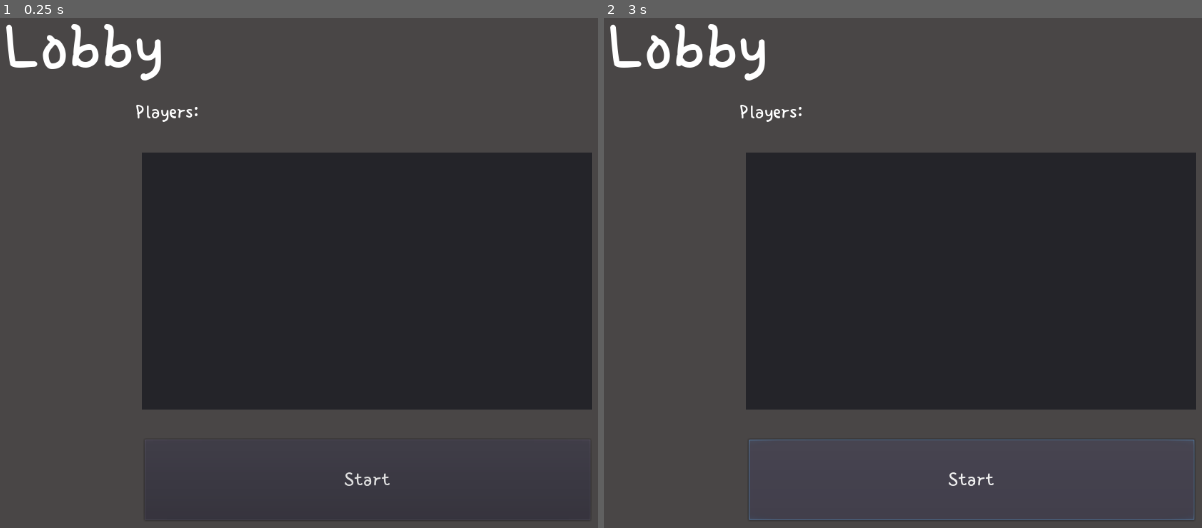
Above: before the commit, frames 1-2 (left to right).
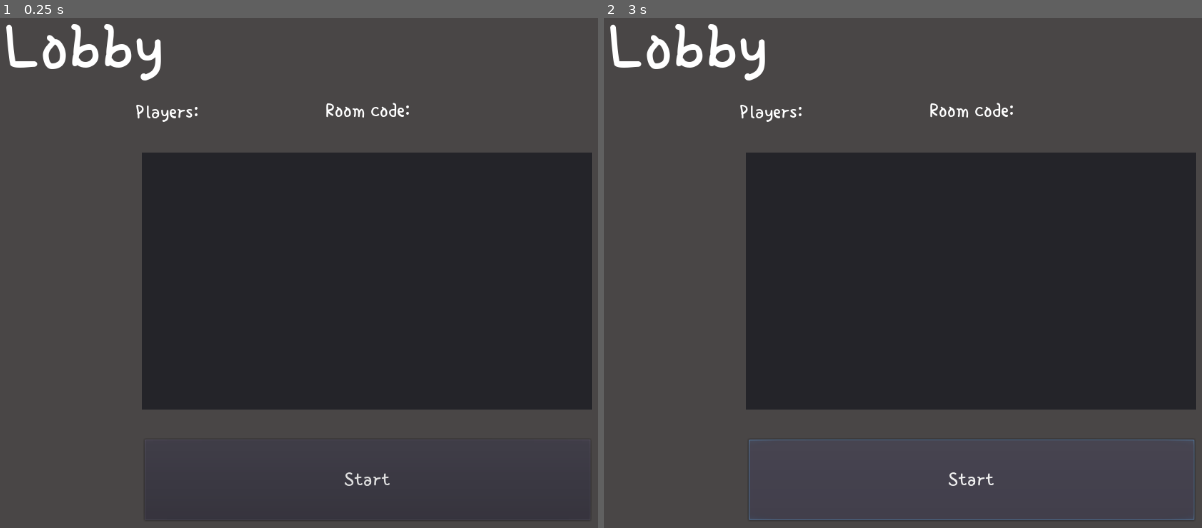
Above: after the commit, the same moments.

Repository: askoki160/angels-of-delta
Game: Godot game, scene res://Scenes/LobbyScene.tscn
The game is run twice, just before and just after one commit, with the same random seed, the same clock (stepped at 60 frames per second) and the same inputs. This scene is started directly instead of the project's main scene.
Inputs (mouse positions are in pixels of both pictures, inside the frame that each line leads up to):
- Up to frame 1 (0.25 s): no input
- Up to frame 2 (3 s): click (1088, 227) at 0.52 s; type "Alex" at 0.6 s; click (1034, 298) at 0.75 s; type "12" at 0.83 s; click "Join" at 1.25 s; click "Create" at 2 s; click "Start" at 2.75 s

The runs differ from the first frame. In frame 1, 0.2% of the frame differs, in the area x 54-69%, y 16-20%; in frame 2, 0.2%.

Commit message:
Add join and create lobby functionality

Diff:
--- a/Global.gd
+++ b/Global.gd
@@ -2,7 +2,8 @@
 
 # multiplayer
 # The URL we will connect to
-export var websocket_url = "ws://localhost:8000/ws/chat/room_name/"
+export var websocket_url = "ws://localhost:8000/ws/game/"
+export var room_key = ""
 
 # Our WebSocketClient instance
 var _client = WebSocketClient.new()
--- a/Scenes/LobbyScene.tscn
+++ b/Scenes/LobbyScene.tscn
@@ -49,12 +49,26 @@
 "_edit_use_anchors_": false
 }
 
-[node name="AllPlayers" type="Label" parent="."]
-margin_left = 896.532
-margin_top = 46.317
-margin_right = 1047.53
-margin_bottom = 207.317
+[node name="CodeLabel" type="Label" parent="."]
+margin_left = 470.856
+margin_top = 136.791
+margin_right = 658.856
+margin_bottom = 177.791
+custom_fonts/font = ExtResource( 1 )
+text = "Room code:"
+__meta__ = {
+"_edit_use_anchors_": false
+}
+
+[node name="Code" type="Label" parent="."]
+margin_left = 603.0
+margin_top = 90.0
+margin_right = 871.0
+margin_bottom = 191.0
+custom_fonts/font = ExtResource( 3 )
 custom_colors/font_color = Color( 1, 1, 1, 1 )
+align = 1
+valign = 1
 __meta__ = {
 "_edit_use_anchors_": false
 }
--- a/Scenes/StartScene.tscn
+++ b/Scenes/StartScene.tscn
@@ -114,6 +114,8 @@
 __meta__ = {
 "_edit_use_anchors_": false
 }
+
+[node name="HTTPRequest" type="HTTPRequest" parent="."]
 [connection signal="text_changed" from="NameField" to="." method="_on_NameField_text_changed"]
 [connection signal="text_changed" from="RoomField" to="." method="_on_NameField_text_changed"]
 [connection signal="pressed" from="JoinButton" to="." method="_on_JoinButton_pressed"]
--- a/Scripts/Lobby.gd
+++ b/Scripts/Lobby.gd
@@ -29,6 +29,7 @@
 	# Alternatively, you could check get_peer(1).get_available_packets() in a loop.
 	_client.connect("data_received", self, "_on_data")
 	_client.connect("peer_packet", self, "_on_data")
+	$Code.text = global_vars.room_key
 
 
 func _on_data():
--- a/Scripts/StartScene.gd
+++ b/Scripts/StartScene.gd
@@ -3,11 +3,12 @@
 onready var global_vars = get_node("/root/Global")
 onready var _client = global_vars._client
 onready var websocket_url = global_vars.websocket_url
+
+const get_room_url = "http://localhost:8000/game/get-room/"
 var _player_name = ""
 
 func _on_NameField_text_changed(new_text):
 	_player_name = new_text
-
 
 func _ready():
 	# Connect base signals to get notified of connection open, close, and errors.
@@ -18,21 +19,27 @@
 	# a full packet is received.
 	# Alternatively, you could check get_peer(1).get_available_packets() in a loop.
 	_client.connect("data_received", self, "_on_data")
+	$HTTPRequest.connect("request_completed", self, "_on_request_completed")
 
 
 func init_connection():
 	# Initiate connection to the given URL.
-	var err = _client.connect_to_url(websocket_url)
+	var err = _client.connect_to_url(websocket_url + global_vars.room_key + "/")
 	if err != OK:
 		print("Unable to connect")
 		set_process(false)
 	set_process(true)
 	print("connected: ", err)
 
-# start game
+# create lobby
 func _on_CreateButton_pressed():
+	$HTTPRequest.request(get_room_url)
+
+func _on_request_completed(result, response_code, headers, body):
+	var json = JSON.parse(body.get_string_from_utf8())
+	global_vars.room_key = json.result.room_key
+	print(json.result.room_key)
 	init_connection()
-
 
 func _closed(was_clean = false):
 	# was_clean will tell you if the disconnection was correctly notified
@@ -50,7 +57,7 @@
 		"name": _player_name
 	}
 	_client.get_peer(1).put_packet(to_json(payload_dict).to_utf8())
-	Global.goto_scene("res://Scenes/LobbyScene.tscn")
+	get_tree().change_scene("res://Scenes/LobbyScene.tscn")
 
 func _on_data():
 	# Print the received packet, you MUST always use get_peer(1).get_packet
@@ -72,7 +79,5 @@
 	_client.poll()
 
 func _on_JoinButton_pressed():
+	global_vars.room_key = $RoomField.text
 	init_connection()
-
-func _load_game():
-	get_tree().change_scene("res://Scenes/LobbyScene.tscn")
